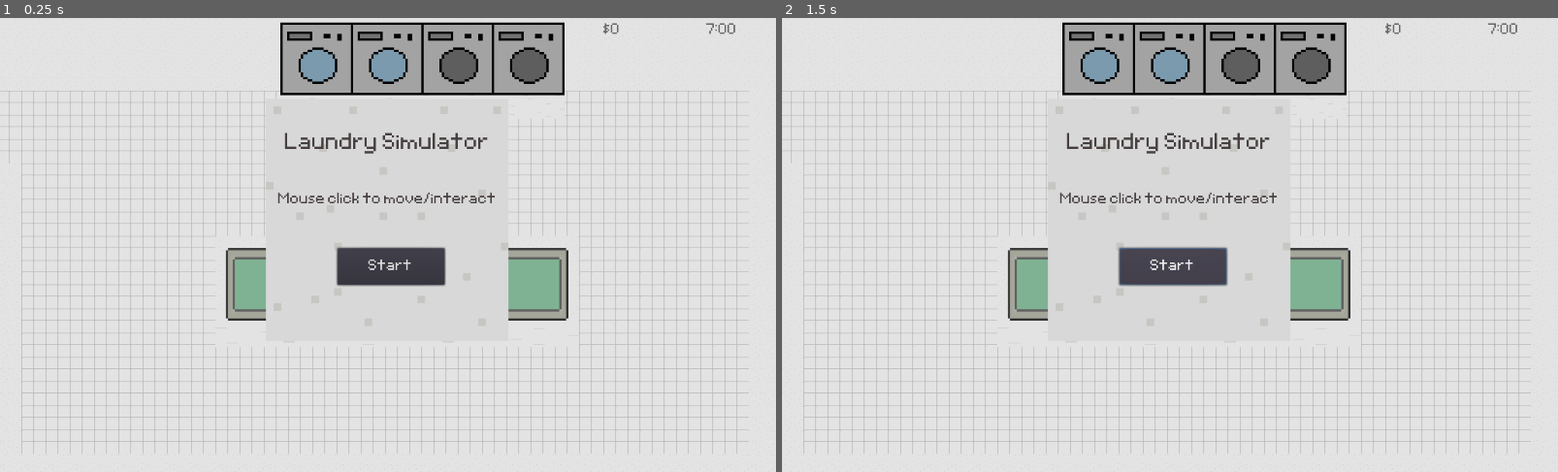
Above: before the commit, frames 1-2 (left to right).
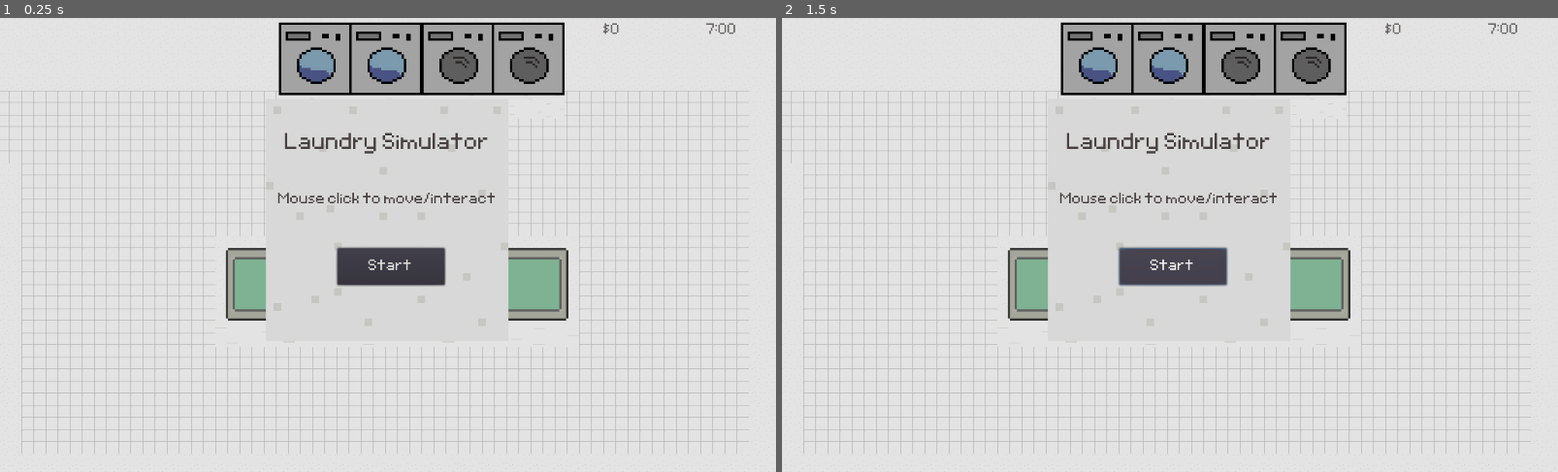
Above: after the commit, the same moments.

Repository: 924036076/laundry_simulator
Game: Godot game, scene res://levels/base_level/Laundry Scene.tscn
Same seed, same stepped clock (60 frames per second), same inputs: the game is played once before the commit and once after it. The engine's default icon, where the game draws it, is replaced by a stand-in: a white triangle on a blue panel in a dark square. Sound files missing from this copy of the repository are replaced by a short silence.
Inputs:
- Up to frame 1 (0.25 s): no input
- Up to frame 2 (1.5 s): click "Start" at 0.5 s; click "Start" at 1.25 s

The runs differ from the first frame. In frame 1, 0.6% of the frame differs, in the area x 35-70%, y 0-18%; in frame 2, 0.6%.
Error in both runs: Trying to assign value of type 'KinematicBody2D' to a variable of type 'Sprite'. (res://levels/base_level/Laundry)

Commit message:
first basic machine animations plus new song

Diff:
--- a/characters/player/player.gd
+++ b/characters/player/player.gd
@@ -3,21 +3,40 @@
 var enabled : bool = false
 
 func interact(body, objct_laundry_bool):
-	print("time to make some decisions")
-	$TransferSoundPlayer.play() # TODO: get better sound
-	if !laundry and objct_laundry_bool:
-		print("mine now!")
-		laundry = body.unload_laundry()
-		laundry.position = offset
-		add_child(laundry)
-	elif laundry and !objct_laundry_bool:
-		print("take it! it smells")
-		remove_child(laundry)
-		body.load_laundry(laundry)
-		laundry = null
+	# unallowed to interact scenarios
+	# either body is not interactable, or it can only give and the player's hands are full
+	if !body.interactable or (body.can_give and !body.can_receive and laundry):
+		$UnallowedSoundPlayer.play()
+		body.disallowed_action()
+	else:	# allowed to interact: swap laundry loads
+		$TransferSoundPlayer.play()
+		var player_laundry = null
+		var object_laundry = null
+		if body.can_receive:
+			player_laundry = unload_laundry()
+		if body.can_give and !laundry:
+			object_laundry = body.unload_laundry()
+		load_laundry(object_laundry)
+		body.load_laundry(player_laundry)
+
 	target_objct.set_target(false)
 	target_objct = null
 	set_target_location(global_position) #stop moving once interact
+
+func unload_laundry():
+	if !laundry:
+		return null
+	var laundry_out = laundry
+	remove_child(laundry)
+	laundry = null
+	return laundry_out
+
+func load_laundry(laundry_in):
+	if !laundry_in:
+		return
+	laundry = laundry_in
+	laundry.position = offset
+	add_child(laundry)
 
 func set_targetobjct(body : Area2D):
 	if target_objct:
@@ -32,7 +51,7 @@
 
 	print("got your signal " + str(body.get_name()))
 	set_targetobjct(body)
-	if target_objct.player_in_range and target_objct.interactable:
+	if target_objct.player_in_range:
 		interact(target_objct, target_objct.laundry_available)
 	else:
 		var distance = global_position.distance_to(target_objct.global_position)
--- a/characters/player/player.tscn
+++ b/characters/player/player.tscn
@@ -1,8 +1,9 @@
-[gd_scene load_steps=4 format=2]
+[gd_scene load_steps=5 format=2]
 
 [ext_resource path="res://characters/base_character/base_character.tscn" type="PackedScene" id=1]
 [ext_resource path="res://characters/player/player.gd" type="Script" id=2]
 [ext_resource path="res://characters/player/transfer.wav" type="AudioStream" id=3]
+[ext_resource path="res://characters/player/unallowed_action.wav" type="AudioStream" id=4]
 
 [node name="Player" instance=ExtResource( 1 )]
 script = ExtResource( 2 )
@@ -10,3 +11,6 @@
 [node name="TransferSoundPlayer" type="AudioStreamPlayer" parent="." index="3"]
 stream = ExtResource( 3 )
 volume_db = -6.293
+
+[node name="UnallowedSoundPlayer" type="AudioStreamPlayer" parent="." index="4"]
+stream = ExtResource( 4 )
--- a/characters/test customer/Area2D.gd
+++ b/characters/test customer/Area2D.gd
@@ -1,5 +1,4 @@
 extends "res://models/interactable/Interactable.gd"
-
 
 # Declare member variables here. Examples:
 # var a = 2
@@ -11,6 +10,7 @@
 func _ready():
 	print("customer area2d ready and reporting for duty!")
 	offset = Vector2(0,12)
+	can_receive = false
 
 func _calculate_radius():
 	return $CollisionShape2D.shape.radius
@@ -20,11 +20,18 @@
 
 func unload_laundry():
 	var laundry_to_give = .unload_laundry()
-	emit_signal("released")
-	print("released")
-	return laundry_to_give
+	if laundry_to_give:
+		emit_signal("released")
+		return laundry_to_give
+	return null
 
 func load_laundry(laundry_in):
+
 	.load_laundry(laundry_in)
-	emit_signal("returned")
-	print("returned")
+	if laundry:
+		emit_signal("returned")
+		print("returned")
+
+func set_state_pickup():
+	can_give = false
+	can_receive = true
--- a/characters/test customer/customer.gd
+++ b/characters/test customer/customer.gd
@@ -3,8 +3,6 @@
 var return_destination : Vector2
 var register : Vector2
 var my_laundry
-enum State {entering, waiting, leaving}
-var current_state
 var score_multiplier : int = 50
 var money_label_offset = Vector2(0, -40)
 var expression_offset = Vector2(0, -52)
@@ -28,13 +26,12 @@
 	my_laundry = preload("res://models/laundry/laundry.tscn").instance()
 	$Bumper.load_laundry(my_laundry)
 # warning-ignore:return_value_discarded
+# warning-ignore:return_value_discarded
 	$Bumper.connect("released", self, "drop_off")
 # warning-ignore:return_value_discarded
 	$Bumper.connect("returned", self, "receive_order")
 	$Ticket.visible = false
 	print("customer initialized and reporting for duty!")
-	current_state = State.entering
-	print("entering is " + str(State.entering) + " and waiting is " + str(State.waiting))
 
 func init(node : Navigation2D, id : int, wait_time : float):
 	navNode = node
@@ -59,7 +56,6 @@
 	leave_store()
 
 func receive_order():
-	print("received order!")
 	$Bumper.interactable = false
 	$Ticket.visible = false
 	assess_laundry()
@@ -70,7 +66,6 @@
 
 func leave_store():
 	print("leaving!")
-	current_state = State.leaving
 	set_target_location(return_destination)
 	emit_signal("leaving", self)
 
@@ -106,10 +101,7 @@
 	print("WHERE'S MY LAUNDRY??")
 	emit_signal("returning", self)
 	$Bumper.interactable = true
-
-func _on_end_of_path():
-	if current_state != State.leaving:
-		current_state = State.waiting
+	$Bumper.set_state_pickup()
 
 func decrement_patience():
 	patience -= patience_unit
--- a/levels/base_level/HUD.gd
+++ b/levels/base_level/HUD.gd
@@ -28,3 +28,4 @@
 
 func _on_Button_pressed():
 	emit_signal("new_game")
+	$AudioStreamPlayer.play()
--- a/levels/base_level/Laundry Scene.gd
+++ b/levels/base_level/Laundry Scene.gd
@@ -44,6 +44,7 @@
 	$Clock.reset()
 	$Clock.start()
 	refresh_interactables()
+	$BackgroundMusic.restart()
 
 func refresh_interactables():
 	print("REFRESHING")
--- a/levels/base_level/Laundry Scene.tscn
+++ b/levels/base_level/Laundry Scene.tscn
@@ -8,11 +8,12 @@
 [ext_resource path="res://characters/player/player.tscn" type="PackedScene" id=6]
 [ext_resource path="res://models/washer/washer.tscn" type="PackedScene" id=7]
 [ext_resource path="res://levels/base_level/Clock.gd" type="Script" id=8]
-[ext_resource path="res://game_utils/background.wav" type="AudioStream" id=9]
+[ext_resource path="res://music/BackgroundMusic.tscn" type="PackedScene" id=9]
 [ext_resource path="res://levels/base_level/SpawnPoint.gd" type="Script" id=10]
 [ext_resource path="res://font/Awake/Awake.tres" type="DynamicFont" id=11]
 [ext_resource path="res://font/Awake/Awake.ttf" type="DynamicFontData" id=12]
 [ext_resource path="res://levels/base_level/HUD.gd" type="Script" id=13]
+[ext_resource path="res://characters/player/transfer.wav" type="AudioStream" id=14]
 [ext_resource path="res://levels/base_level/Events.gd" type="Script" id=15]
 
 [sub_resource type="NavigationPolygon" id=1]
@@ -296,13 +297,13 @@
 "_edit_use_anchors_": false
 }
 
+[node name="AudioStreamPlayer" type="AudioStreamPlayer" parent="HUD"]
+stream = ExtResource( 14 )
+
 [node name="Events" type="Node" parent="."]
 script = ExtResource( 15 )
 
-[node name="AudioStreamPlayer" type="AudioStreamPlayer" parent="."]
-stream = ExtResource( 9 )
-volume_db = -7.068
-autoplay = true
+[node name="BackgroundMusic" parent="." instance=ExtResource( 9 )]
 [connection signal="click" from="Machines/Washer" to="Objects/Player" method="_on_Interactable_click"]
 [connection signal="click" from="Machines/Washer2" to="Objects/Player" method="_on_Interactable_click"]
 [connection signal="click" from="Machines/Dryer" to="Objects/Player" method="_on_Interactable_click"]
--- a/levels/base_level/SpawnPoint.gd
+++ b/levels/base_level/SpawnPoint.gd
@@ -81,6 +81,8 @@
 func _on_Clock_new_hour(hour : int):
 	if hour >= LAST_CUSTOMER_HOUR:
 		$CustomerTimer.stop()
+	#if hour >= LAST_CUSTOMER_HOUR - 1:
+
 
 func _move_line():
 	#assert(len(waiting_customers) <= len($WaitingSpots.get_child_count()))
--- a/models/dryer/Dryer.gd
+++ b/models/dryer/Dryer.gd
@@ -6,6 +6,8 @@
 
 func load_laundry(laundry_in):
 	.load_laundry(laundry_in)
+	if !laundry:
+		return
 	laundry.position = offset
 	if laundry.can_dry():
 		$AnimationPlayer.play("running")
--- a/models/dryer/Dryer.tscn
+++ b/models/dryer/Dryer.tscn
@@ -23,7 +23,7 @@
 
 [sub_resource type="Animation" id=2]
 resource_name = "running"
-length = 0.5
+length = 0.4
 loop = true
 tracks/0/type = "value"
 tracks/0/path = NodePath("Sprite:frame")
@@ -37,6 +37,18 @@
 "update": 1,
 "values": [ 0, 1, 2, 3, 4 ]
 }
+tracks/1/type = "value"
+tracks/1/path = NodePath("Sprite:position")
+tracks/1/interp = 1
+tracks/1/loop_wrap = true
+tracks/1/imported = false
+tracks/1/enabled = true
+tracks/1/keys = {
+"times": PoolRealArray( 0, 0.2, 0.4 ),
+"transitions": PoolRealArray( 1, 1, 1 ),
+"update": 0,
+"values": [ Vector2( -1, 0 ), Vector2( 0, 0 ), Vector2( 1, 0 ) ]
+}
 
 [node name="Dryer" groups=[
 "InteractableObjects",
@@ -44,13 +56,13 @@
 script = ExtResource( 3 )
 
 [node name="Sprite" parent="." index="2"]
+position = Vector2( -0.342047, 0 )
 texture = ExtResource( 2 )
 vframes = 3
 hframes = 2
-frame = 5
+frame = 1
 
 [node name="AnimationPlayer" type="AnimationPlayer" parent="." index="3"]
-playback_speed = 0.1
 anims/idle = SubResource( 1 )
 anims/running = SubResource( 2 )
 
--- a/models/interactable/Interactable.gd
+++ b/models/interactable/Interactable.gd
@@ -5,6 +5,8 @@
 var is_target = false setget set_target
 var laundry = null
 var interactable = true
+var can_give = true
+var can_receive = true
 var laundry_available = false
 var player_in_range = false
 var mouse_over = false
@@ -31,22 +33,23 @@
 	if body.get_name() == "Player":
 		player_in_range = true
 		if is_target:
-			if interactable:
-				body.interact(self, laundry_available)
+			body.interact(self, laundry_available)
 
 func _on_Interactable_body_exited(body):
 	if body.get_name() == "Player":
 		player_in_range = false
 
 func load_laundry(laundry_in):
-	print("loading!")
+	if !laundry_in:
+		return
 	laundry = laundry_in
 	add_child(laundry)
 	laundry_available = true
 	laundry.position = offset
 
 func unload_laundry():
-	print("unloading!")
+	if !laundry:
+		return null
 	var laundry_to_give = laundry
 	remove_child(laundry)
 	laundry = null
@@ -74,3 +77,6 @@
 		laundry.queue_free()
 	laundry = null
 	laundry_available = false
+
+func disallowed_action():
+	pass
--- a/models/washer/Washer.gd
+++ b/models/washer/Washer.gd
@@ -6,6 +6,8 @@
 
 func load_laundry(laundry_in):
 	.load_laundry(laundry_in)
+	if !laundry:
+		return
 	laundry.position = offset
 	if laundry.can_wash():
 		$AnimationPlayer.play("running")
@@ -25,3 +27,6 @@
 	$AnimationPlayer.play("idle")
 	$Timer.stop()
 	interactable = true
+
+func disallowed_action():
+	$AnimationPlayer.play("shake")
--- a/models/washer/washer.tscn
+++ b/models/washer/washer.tscn
@@ -6,21 +6,6 @@
 
 [sub_resource type="Animation" id=1]
 resource_name = "idle"
-tracks/0/type = "value"
-tracks/0/path = NodePath("Sprite:frame")
-tracks/0/interp = 1
-tracks/0/loop_wrap = true
-tracks/0/imported = false
-tracks/0/enabled = true
-tracks/0/keys = {
-"times": PoolRealArray( 0.1 ),
-"transitions": PoolRealArray( 1 ),
-"update": 1,
-"values": [ 6 ]
-}
-
-[sub_resource type="Animation" id=2]
-length = 0.6
 loop = true
 tracks/0/type = "value"
 tracks/0/path = NodePath("Sprite:frame")
@@ -29,10 +14,55 @@
 tracks/0/imported = false
 tracks/0/enabled = true
 tracks/0/keys = {
-"times": PoolRealArray( 0, 0.1, 0.2, 0.3, 0.4, 0.5 ),
-"transitions": PoolRealArray( 1, 1, 1, 1, 1, 1 ),
+"times": PoolRealArray( 0 ),
+"transitions": PoolRealArray( 1 ),
 "update": 1,
-"values": [ 0, 1, 2, 3, 4, 5 ]
+"values": [ 6 ]
+}
+
+[sub_resource type="Animation" id=2]
+resource_name = "running"
+length = 0.5
+loop = true
+tracks/0/type = "value"
+tracks/0/path = NodePath("Sprite:frame")
+tracks/0/interp = 1
+tracks/0/loop_wrap = true
+tracks/0/imported = false
+tracks/0/enabled = true
+tracks/0/keys = {
+"times": PoolRealArray( 0, 0.1, 0.2, 0.3, 0.4 ),
+"transitions": PoolRealArray( 1, 1, 1, 1, 1 ),
+"update": 1,
+"values": [ 0, 1, 2, 3, 4 ]
+}
+tracks/1/type = "value"
+tracks/1/path = NodePath("Sprite:position")
+tracks/1/interp = 1
+tracks/1/loop_wrap = true
+tracks/1/imported = false
+tracks/1/enabled = true
+tracks/1/keys = {
+"times": PoolRealArray( 0, 0.2, 0.4 ),
+"transitions": PoolRealArray( 1, 1, 1 ),
+"update": 0,
+"values": [ Vector2( -1, 0 ), Vector2( 0, 0 ), Vector2( 1, 0 ) ]
+}
+
+[sub_resource type="Animation" id=3]
+resource_name = "shake"
+length = 0.3
+tracks/0/type = "value"
+tracks/0/path = NodePath("Sprite:position")
+tracks/0/interp = 1
+tracks/0/loop_wrap = true
+tracks/0/imported = false
+tracks/0/enabled = true
+tracks/0/keys = {
+"times": PoolRealArray( 0, 0.1, 0.2, 0.3 ),
+"transitions": PoolRealArray( 1, 1, 1, 1 ),
+"update": 0,
+"values": [ Vector2( -2, 0 ), Vector2( 0, 0 ), Vector2( 2, 0 ), Vector2( 0, 0 ) ]
 }
 
 [node name="Washer" groups=[
@@ -41,16 +71,19 @@
 script = ExtResource( 3 )
 
 [node name="Sprite" parent="." index="2"]
+position = Vector2( -2, 0 )
 texture = ExtResource( 1 )
 vframes = 3
 hframes = 3
-frame = 6
+frame = 1
 
-[node name="AnimationPlayer" type="AnimationPlayer" parent="." index="3"]
+[node name="Timer" type="Timer" parent="." index="3"]
+wait_time = 5.0
+one_shot = true
+
+[node name="AnimationPlayer" type="AnimationPlayer" parent="." index="4"]
+playback_speed = 2.0
 anims/idle = SubResource( 1 )
 anims/running = SubResource( 2 )
-
-[node name="Timer" type="Timer" parent="." index="4"]
-wait_time = 5.0
-one_shot = true
+anims/shake = SubResource( 3 )
 [connection signal="timeout" from="Timer" to="." method="_finish_load"]
--- /dev/null
+++ b/music/BackgroundMusic.gd
@@ -0,0 +1,5 @@
+extends Node
+
+func restart():
+	$SongLoop.stop()
+	$SongIntro.play()
--- /dev/null
+++ b/music/BackgroundMusic.tscn
@@ -0,0 +1,19 @@
+[gd_scene load_steps=5 format=2]
+
+[ext_resource path="res://music/SongLoop.gd" type="Script" id=1]
+[ext_resource path="res://music/SongLoop.ogg" type="AudioStream" id=2]
+[ext_resource path="res://music/SongIntro.ogg" type="AudioStream" id=3]
+[ext_resource path="res://music/BackgroundMusic.gd" type="Script" id=4]
+
+[node name="BackgroundMusic" type="Node"]
+script = ExtResource( 4 )
+
+[node name="SongIntro" type="AudioStreamPlayer" parent="."]
+stream = ExtResource( 3 )
+volume_db = -7.068
+autoplay = true
+
+[node name="SongLoop" type="AudioStreamPlayer" parent="."]
+stream = ExtResource( 2 )
+script = ExtResource( 1 )
+[connection signal="finished" from="SongIntro" to="SongLoop" method="_on_SongIntro_finished"]
--- /dev/null
+++ b/music/SongLoop.gd
@@ -0,0 +1,4 @@
+extends AudioStreamPlayer
+
+func _on_SongIntro_finished():
+	play()
Not shown, removed: game_utils/background.wav.import
Not shown: 1 places in levels/base_level/Laundry Scene.tscn that only renumber resources
Not shown: 1 places in models/washer/washer.tscn that only renumber resources
Not shown, added: music/SongIntro.ogg.import
Not shown, added: music/SongIntro.wav.import
Not shown, added: music/SongLoop.ogg.import
Not shown, added: music/SongLoop.wav.import
Not shown, removed: game_utils/background.wav
Not shown, added: music/SongIntro.ogg
Not shown, added: music/SongIntro.wav
Not shown, added: music/SongLoop.ogg
Not shown, added: music/SongLoop.wav
